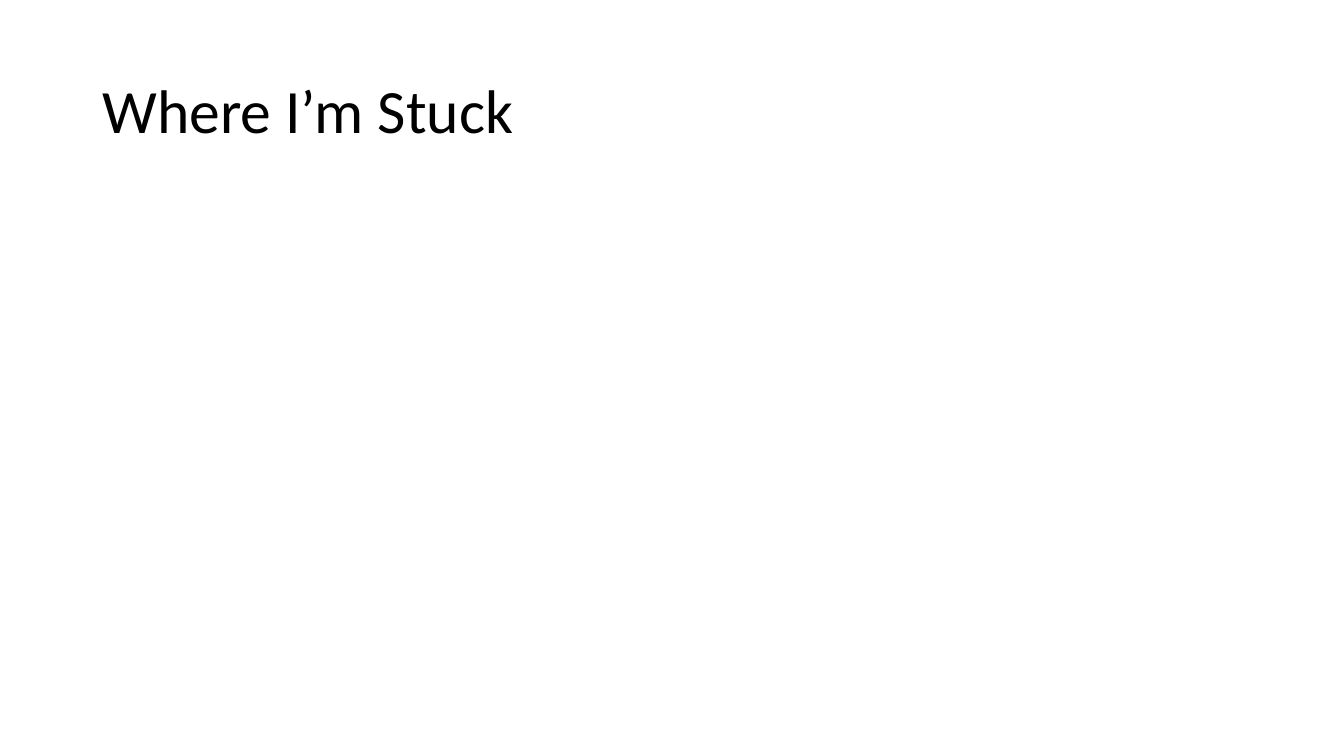
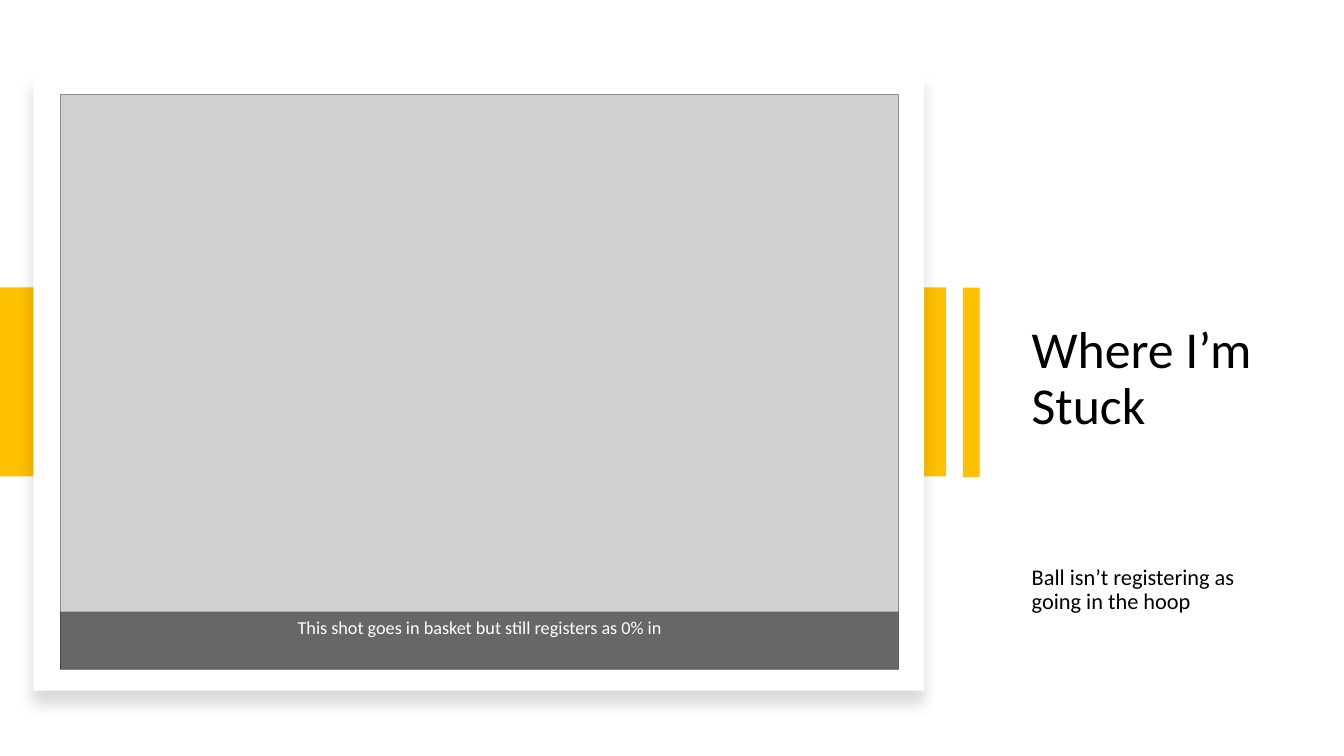
Before and after one commit to cawelch/hoop-never-misses, a slide deck: slide 6 of Weekly Presentations/Week 11.pptx (slide 4 before the commit). Drawn at 1344x756 pixels with LibreOffice and Linux fonts; fonts in the diff are those of the drawing; grey boxes stand for pictures. Boxes give left, top, right and bottom in pixels: in the first picture for what was removed or moved away, otherwise in the second. Text is boxed around its words. In the diff, an @@ line names an element or a change of style, - is before the commit and + after.

```diff
--- a/Weekly Presentations/Week 11.pptx
+++ b/Weekly Presentations/Week 11.pptx
@@ rectangle added at [33, 74, 925, 691], fill #FFFFFF @@
@@ picture added at [60, 95, 899, 669] @@
@@ title "Where I’m Stuck": place and size @@
-title "Where I’m Stuck" at [102, 90, 513, 134]
+title "Where I’m Stuck" at [1032, 331, 1251, 425]
@@ title "Where I’m Stuck" at [1032, 331, 1251, 425]: size 44 to 37 pt @@
@@ rectangle added at [1, 288, 947, 477], fill #FFC000 @@
@@ rectangle added at [962, 288, 980, 477], fill #FFC000 @@
@@ text added at [1032, 569, 1234, 613], 16 pt, text #000000 @@
+Ball isn’t registering as going in the hoop
@@ rectangle added at [60, 612, 899, 669], fill #000000 at 50% opacity, 13 pt, text #FFFFFF @@
+This shot goes in basket but still registers as 0% in
```
Also in this commit, not shown: 3 other slides changed, 2 slides added, 25 other files.
